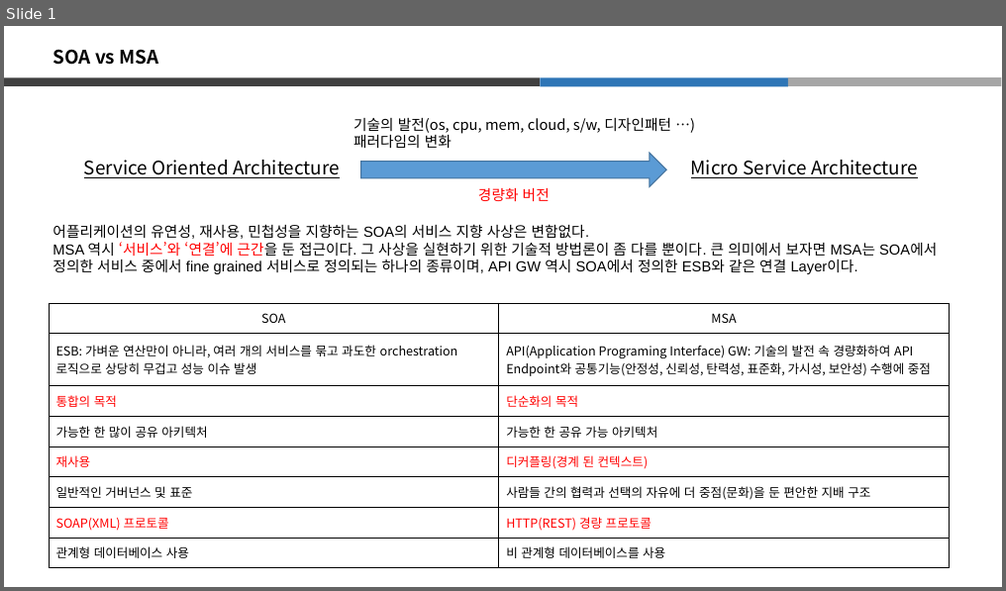
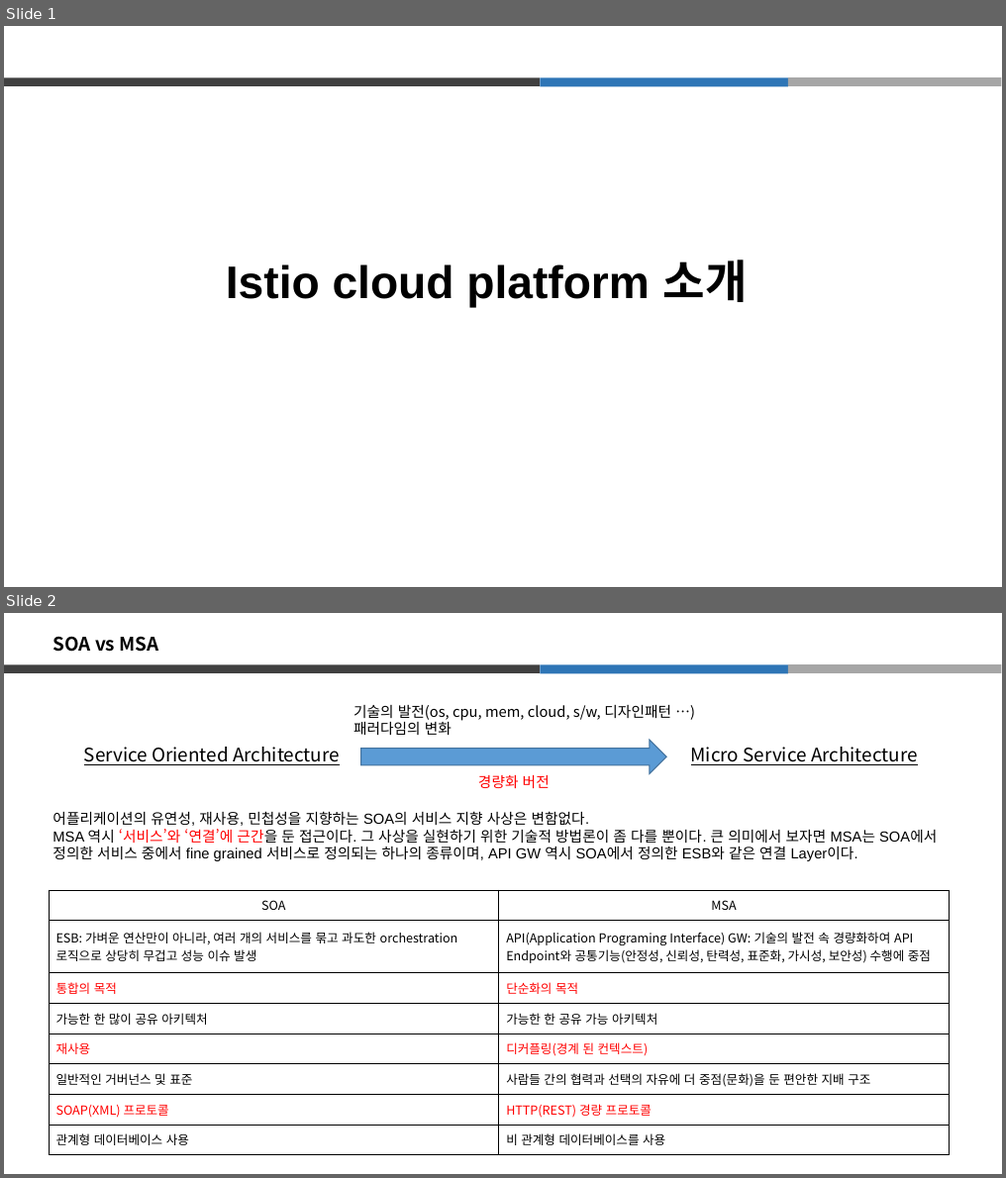
Before and after one commit to hkkkkq/fjfffffdsfdasfdsafdsafjfffffdsfdasfdsafdsafjfffffdsfdasfdsafdsafjfffffdsfdasfdsafdsa, a slide deck: deliverables/13. Tech Support/istio/Istio 소개.pptx. Shown one above the other, each under a label of ours: slide 1 before the commit, slides 1 and 2 after it. The pictures are 1006x591 and 1006x1178 pixels, drawn with LibreOffice and Linux fonts; fonts in the diff are those of the drawing. Boxes give left, top, right and bottom in pixels: in the first picture for what was removed or moved away, otherwise in the second. Text is boxed around its words. In the diff, an @@ line names an element or a change of style, - is before the commit and + after.

```diff
--- a/deliverables/13. Tech Support/istio/Istio 소개.pptx
+++ b/deliverables/13. Tech Support/istio/Istio 소개.pptx
@@ slide 1 added at [4, 26, 1002, 587], background #FFFFFF @@
@@ rectangle added at [4, 77, 540, 85], fill #404040 @@
@@ rectangle added at [540, 77, 788, 86], fill #2E75B6 @@
@@ rectangle added at [788, 77, 1001, 86], fill #A6A6A6 @@
@@ text added at [226, 260, 747, 308], 44 pt, text #000000, bold @@
+Istio cloud platform 소개
@@ what was slide 1 is now slide 2 @@
```
Also in this commit, not shown: 6 slides changed, 2 other slides added, 2 other files.
